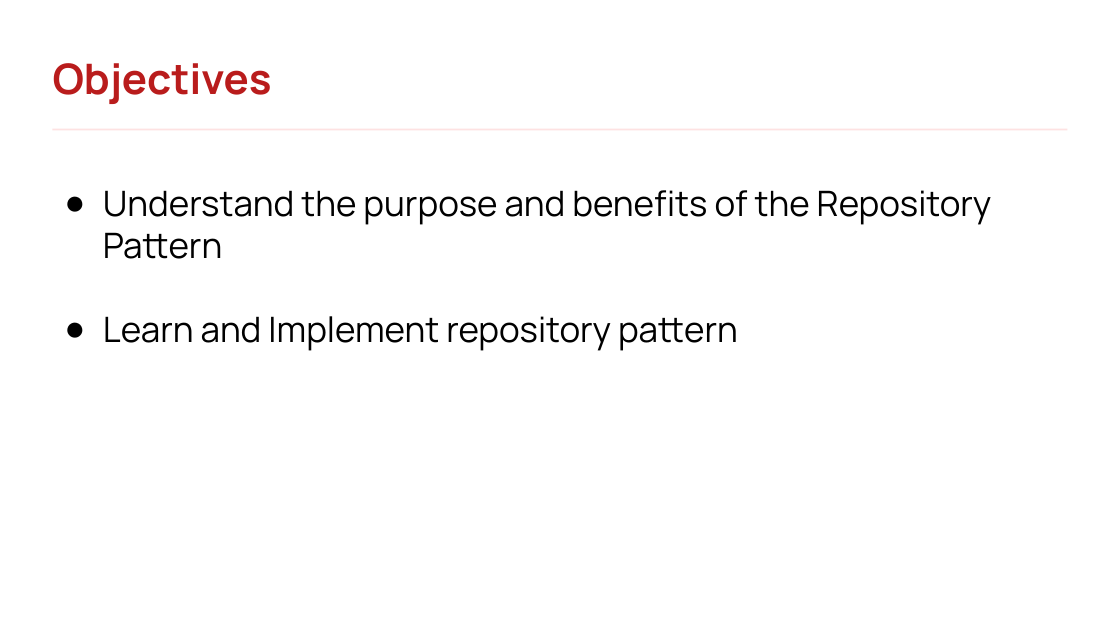
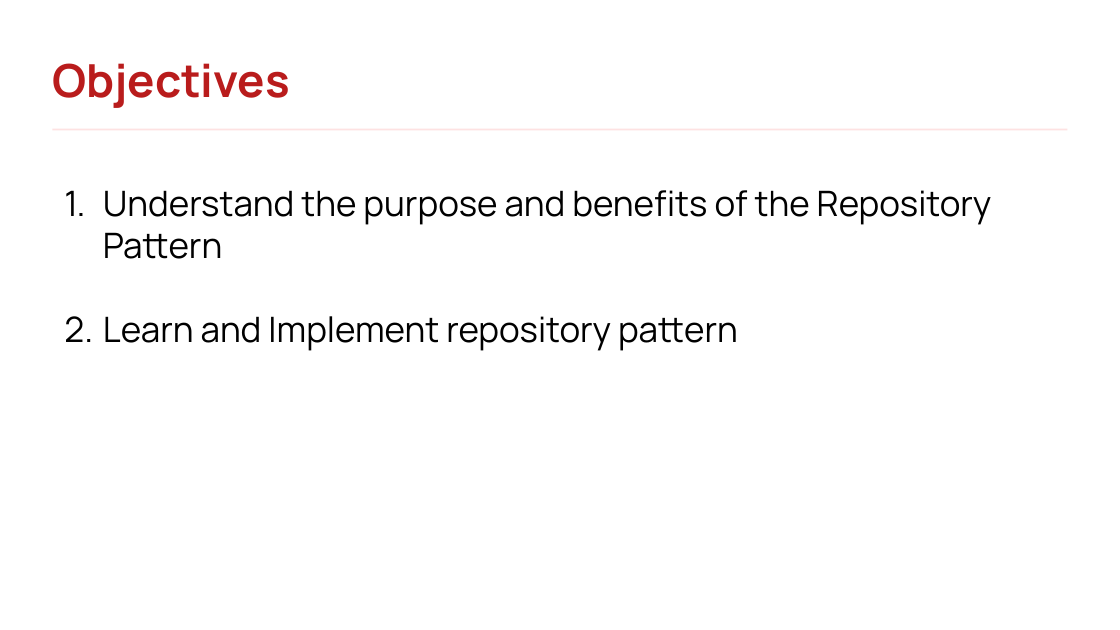
Before and after one commit to rlimosenero/rey-limosenero_java101, a slide deck: slide 155 of Java Persistence & Hibernate.pptx. Drawn at 1120x630 pixels with LibreOffice and Linux fonts; fonts in the diff are those of the drawing; background and template pictures are left out. Boxes give left, top, right and bottom in pixels: in the first picture for what was removed or moved away, otherwise in the second. Text is boxed around its words. In the diff, an @@ line names an element or a change of style, - is before the commit and + after.

```diff
--- a/Java Persistence & Hibernate.pptx
+++ b/Java Persistence & Hibernate.pptx
@@ text "Objectives" at [52, 63, 289, 108]: size 36 to 39 pt @@
@@ text "Understand the purpose and benefits ..." at [103, 190, 992, 351]: bullet ● to 1. @@
```
Also in this commit, not shown: 3 other slides changed.
